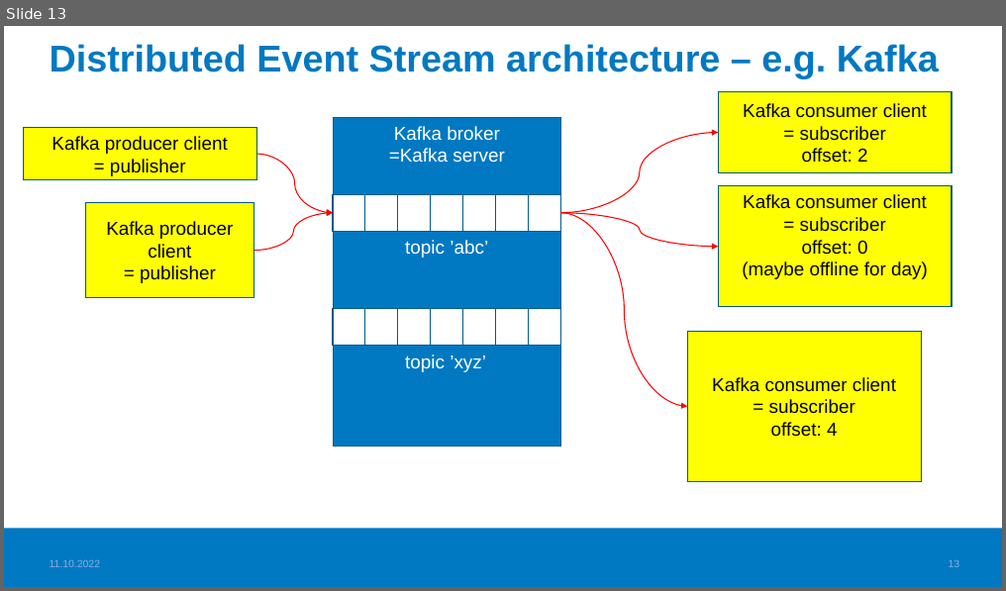
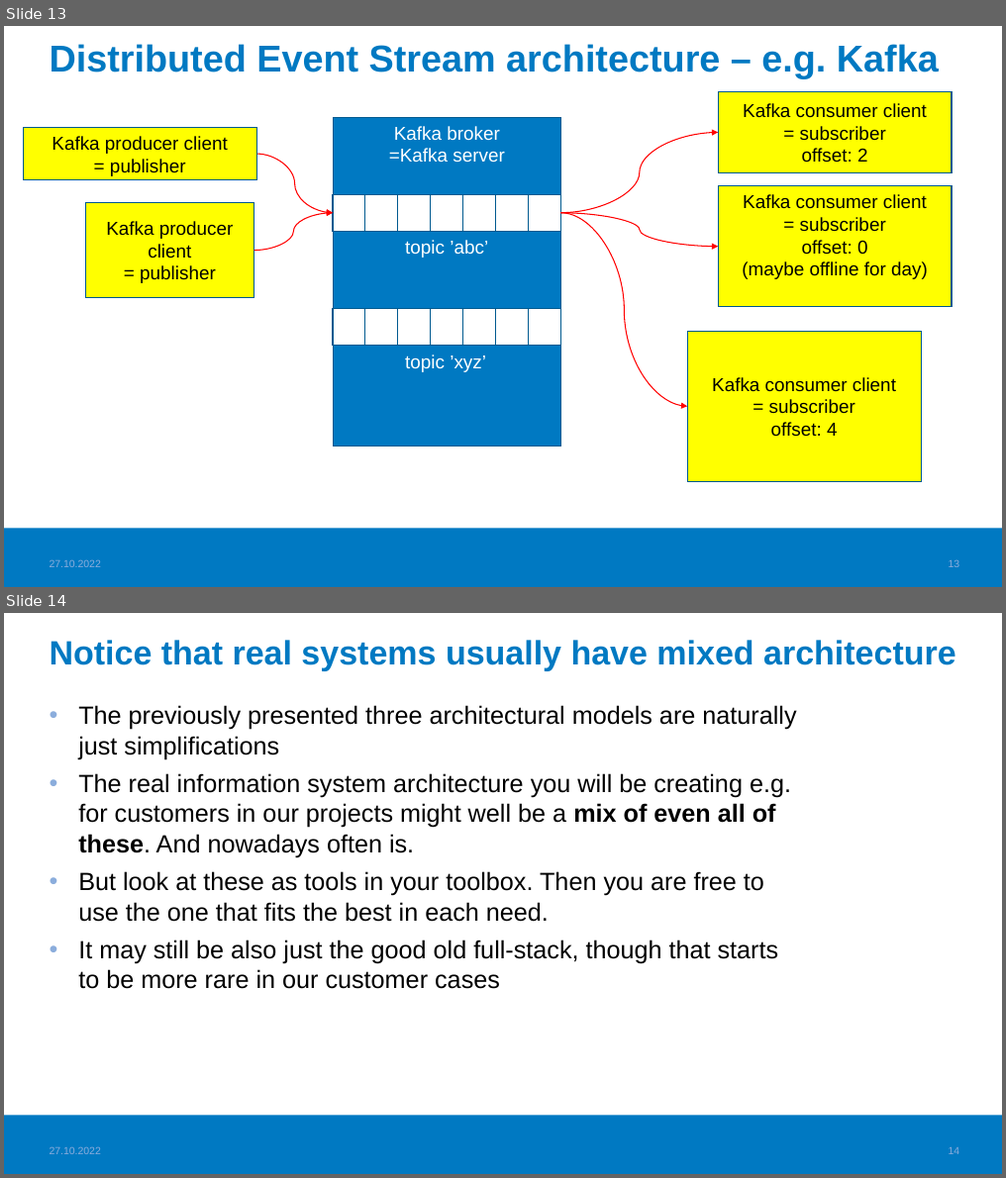
Before and after one commit to haagahelia/ohke-teknologiat, a slide deck: 06_ohjelmistoarkkitehtuurit_ja_patternit/SoftwareArchitecturesAndPatterns.pptx. Shown one above the other, each under a label of ours: slide 13 before the commit, slides 13 and 14 after it. The pictures are 1006x591 and 1006x1178 pixels, drawn with LibreOffice and Linux fonts; fonts in the diff are those of the drawing; background and template pictures are left out. Boxes give left, top, right and bottom in pixels: in the first picture for what was removed or moved away, otherwise in the second. Text is boxed around its words. In the diff, an @@ line names an element or a change of style, - is before the commit and + after.

Commit message:
Add one slide to architectures about mixed architectures

```diff
--- a/06_ohjelmistoarkkitehtuurit_ja_patternit/SoftwareArchitecturesAndPatterns.pptx
+++ b/06_ohjelmistoarkkitehtuurit_ja_patternit/SoftwareArchitecturesAndPatterns.pptx
@@ slide 14 added at (4, 613, 1002, 1174), background #FFFFFF; not listed: 1 template element that a slide beside it also shows @@
@@ title added at (50, 640, 956, 671), 32.4 pt, text #0079C2, bold @@
+Notice that real systems usually have mixed architecture
@@ text added at (78, 705, 796, 989), 24 pt, text #000000 @@
+• The previously presented three architectural models are naturally just simplifications
+• The real information system architecture you will be creating e.g. for customers in our projects might well be a mix of even all of these. And nowadays often is.
+• But look at these as tools in your toolbox. Then you are free to use the one that fits the best in each need.
+• It may still be also just the good old full-stack, though that starts to be more rare in our customer cases
@@ text added at (50, 1147, 101, 1155), 10 pt, text #8BADDC @@
+27.10.2022
@@ page number added at (948, 1148, 960, 1155), 10 pt, text #8BADDC @@
+14
@@ slide 13 changed as well @@
@@ text at (50, 560, 101, 568): text changed @@
-11.10.2022
+27.10.2022
```
Also in this commit, not shown: 17 other slides changed, 1 other file.
